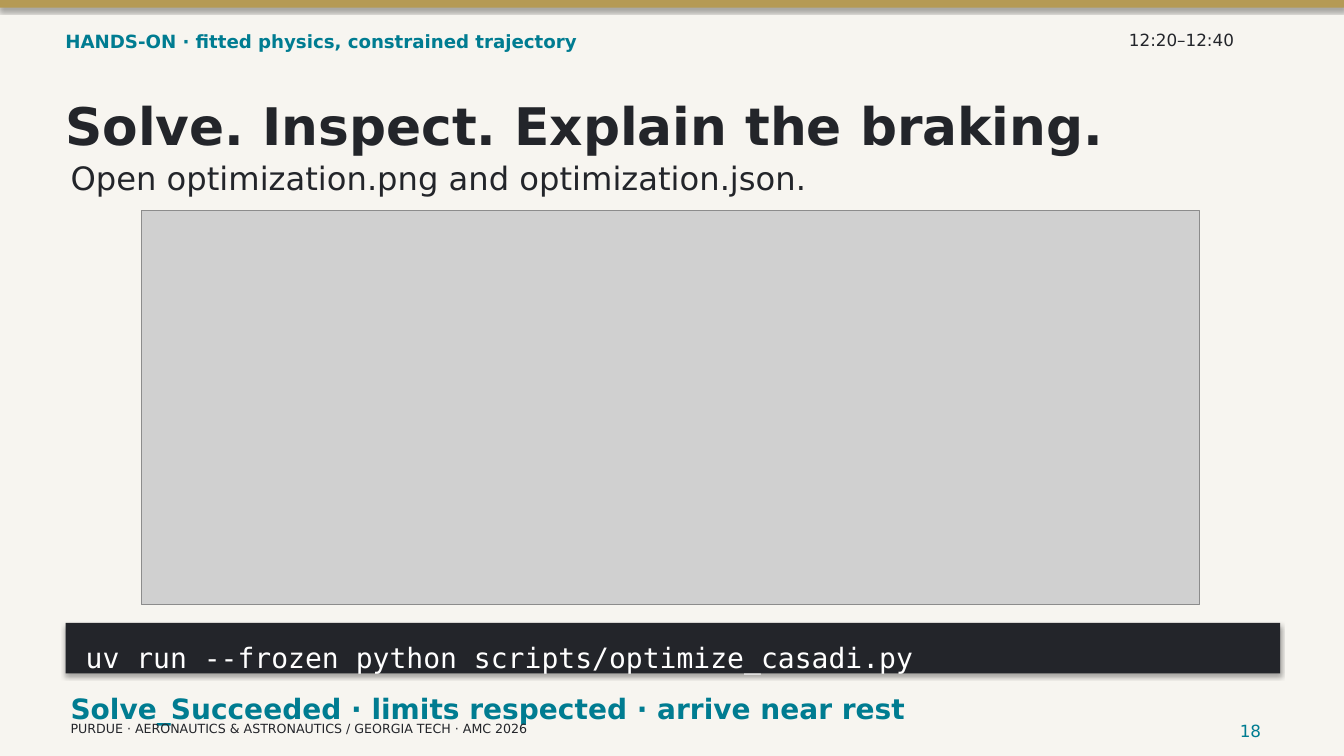
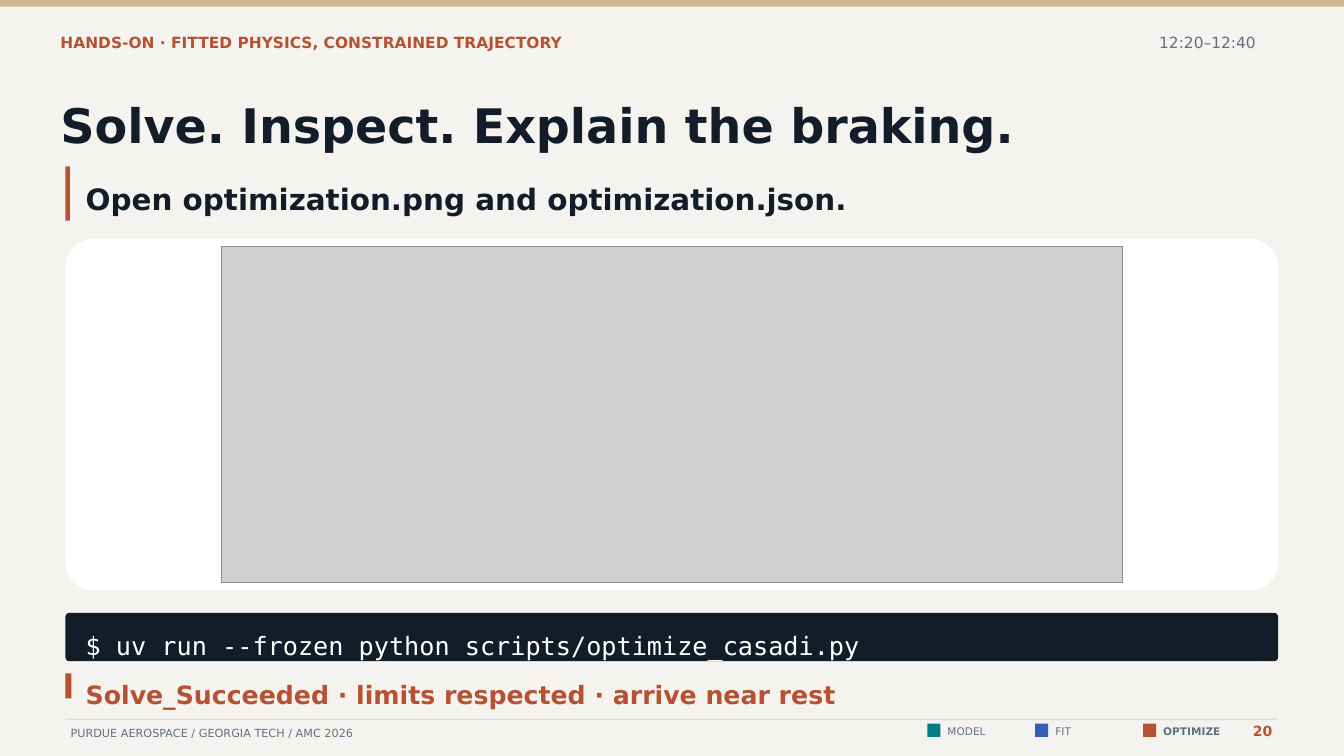
Before and after one commit to CogniPilot/rumoca-workshop, a slide deck: slide 20 of slides/workshop.pptx (slide 18 before the commit). Drawn at 1344x756 pixels with LibreOffice and Linux fonts; fonts in the diff are those of the drawing; grey boxes stand for pictures. Boxes give left, top, right and bottom in pixels: in the first picture for what was removed or moved away, otherwise in the second. Text is boxed around its words. In the diff, an @@ line names an element or a change of style, - is before the commit and + after.

Commit message:
Connect the workshop to interactive models, extensible backends and tested cloud tools

```diff
--- a/slides/workshop.pptx
+++ b/slides/workshop.pptx
@@ background #F7F5F0 to #F4F3EF @@
@@ rectangle at (0,0,1344,7): fill #B59A55 to #CFB991; shadow off @@
@@ text "12:20–12:40": place and size @@
-text "12:20–12:40" at (1129,33,1234,47)
+text "12:20–12:40" at (1159,36,1256,48)
@@ text "12:20–12:40" at (1159,36,1256,48): size 12 to 11 pt, text colour #23252A to #627081 @@
@@ text at (60,36,562,51): text changed; size 13 to 11 pt; text colour #007C91 to #B65131 @@
-HANDS-ON · fitted physics, constrained trajectory
+HANDS-ON · FITTED PHYSICS, CONSTRAINED TRAJECTORY
@@ text "Solve. Inspect. Explain the braking." at (60,107,1013,154): size 37 to 34 pt, text colour #23252A to #131D2A @@
@@ rectangle added at (66,166,70,221), fill #B65131 @@
@@ text "Open optimization.png and optimization.json.": place and size @@
-text "Open optimization.png and optimization.json." at (71,165,806,197)
+text "Open optimization.png and optimization.json." at (86,187,846,216)
@@ text "Open optimization.png and optimization.json." at (86,187,846,216): size 23 to 21 pt, text colour #23252A to #131D2A, bold on @@
@@ rounded rectangle added at (66,239,1278,591), fill #FFFFFF @@
@@ picture: place and size @@
-picture at (141,211,1200,605)
+picture at (222,247,1122,583)
@@ rounded rectangle added at (66,613,1278,661), fill #131D2A @@
@@ text at (116,636,859,661): text changed; size 20 to 18 pt @@
-uv run --frozen python scripts/optimize_casadi.py
+$ uv run --frozen python scripts/optimize_casadi.py
@@ rectangle added at (66,674,72,699), fill #B65131 @@
@@ text "Solve_Succeeded · limits respected · ...": place and size @@
-text "Solve_Succeeded · limits respected · ..." at (71,697,905,725)
+text "Solve_Succeeded · limits respected · ..." at (86,685,836,710)
@@ text "Solve_Succeeded · limits respected · ..." at (86,685,836,710): size 20 to 18 pt, text colour #007C91 to #B65131 @@
@@ rectangle: place and size @@
-rectangle at (66,623,1280,674)
+rectangle at (66,719,1278,720)
@@ rectangle at (66,719,1278,720): fill #23252A to #D9DFE3; shadow off @@
@@ text at (71,728,353,737): text changed; size 9 to 8 pt; text colour #23252A to #627081 @@
-PURDUE · AERONAUTICS & ASTRONAUTICS / GEORGIA TECH · AMC 2026
+PURDUE AEROSPACE / GEORGIA TECH / AMC 2026
@@ rectangle added at (928,724,941,737), fill #007E87 @@
@@ text added at (947,727,985,735), 7.5 pt, text #627081 @@
+MODEL
@@ rectangle added at (1035,724,1049,737), fill #345FB5 @@
@@ text added at (1055,727,1071,735), 7.5 pt, text #627081 @@
+FIT
@@ rectangle added at (1143,724,1156,737), fill #B65131 @@
@@ text added at (1163,727,1220,735), 7.5 pt, text #627081, bold @@
+OPTIMIZE
@@ text removed at (1240,724,1261,738) @@
-18
@@ text added at (1253,725,1272,736), 10 pt, text #B65131, bold @@
+20
```
Also in this commit, not shown: 20 other slides changed, 7 slides added, 5 slides removed, 53 other files.
